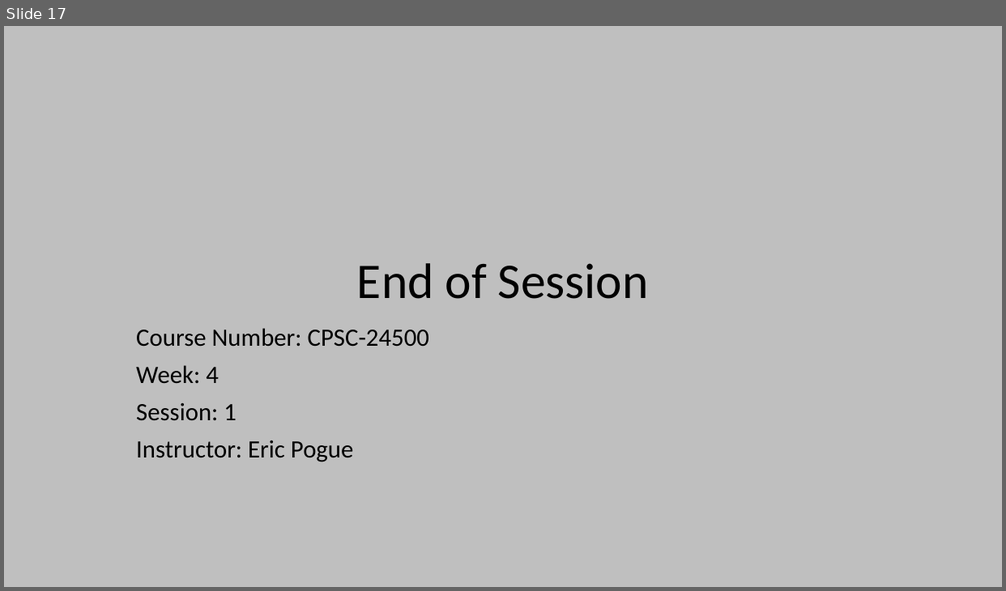
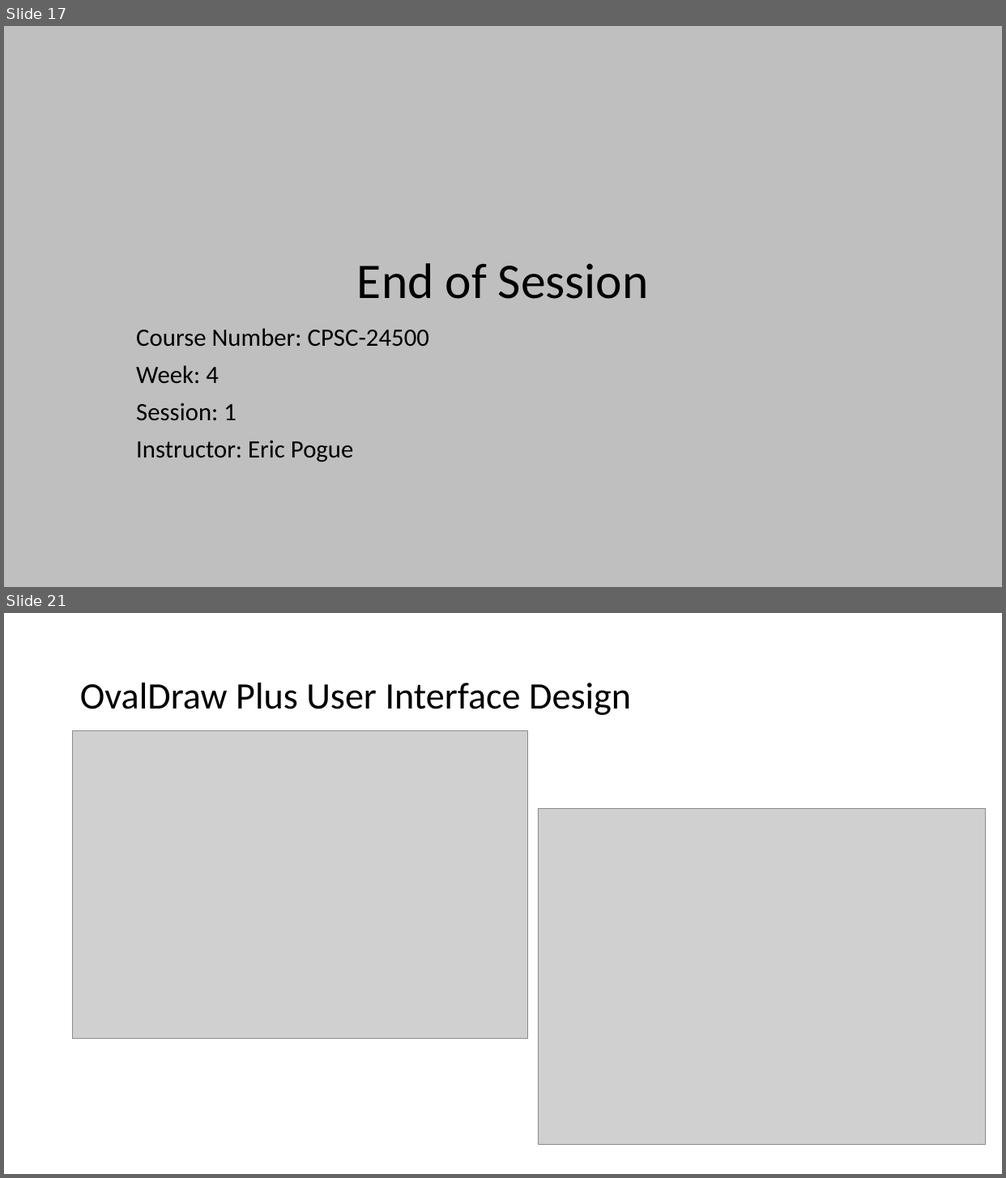
Before and after one commit to EricJPogue/www-epogue-info, a slide deck: CPSC-24500/Week04/2017SpringW04Slides.pptx. Shown one above the other, each under a label of ours: slide 17 before the commit, slides 17 and 21 after it; the slides between them are not shown. The pictures are 1006x591 and 1006x1178 pixels, drawn with LibreOffice and Linux fonts; fonts in the diff are those of the drawing; grey boxes stand for pictures. Boxes give left, top, right and bottom in pixels: in the first picture for what was removed or moved away, otherwise in the second. Text is boxed around its words. In the diff, an @@ line names an element or a change of style, - is before the commit and + after.

```diff
--- a/CPSC-24500/Week04/2017SpringW04Slides.pptx
+++ b/CPSC-24500/Week04/2017SpringW04Slides.pptx
@@ slide 21 added at box(4, 613, 1002, 1174), background #FFFFFF @@
@@ title added at box(80, 683, 631, 715), 36 pt, text #000000 @@
+OvalDraw Plus User Interface Design
@@ picture added at box(73, 731, 528, 1039) @@
@@ picture added at box(538, 809, 986, 1145) @@
```
Also in this commit, not shown: 6 other slides added, 3 other files.
